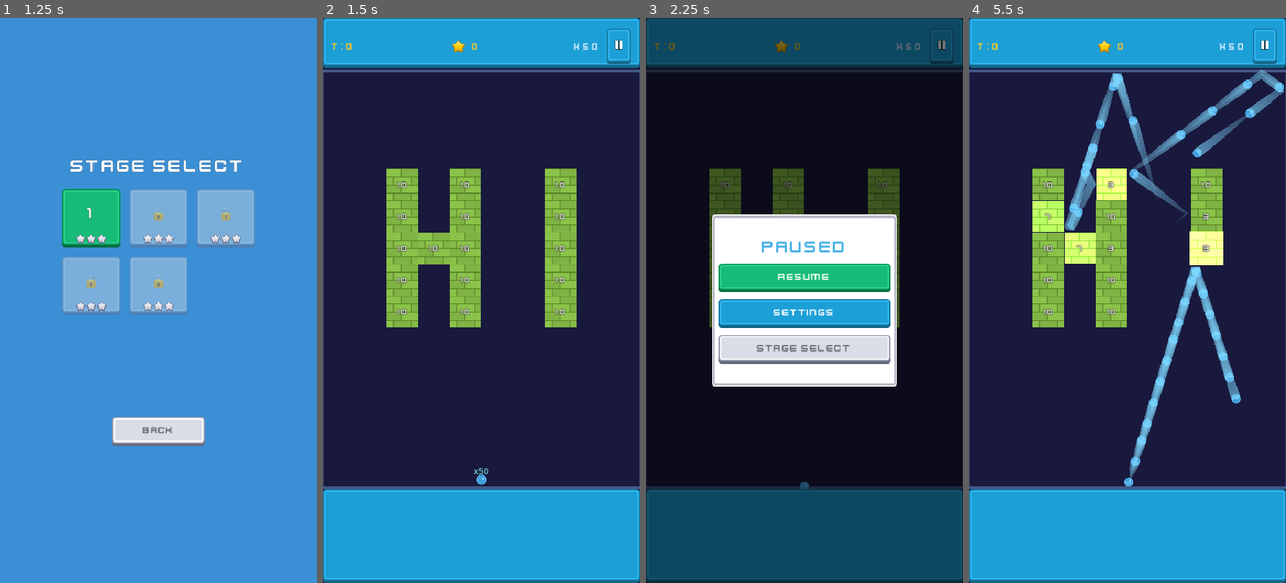
Above: before the commit, frames 1-4 (left to right).
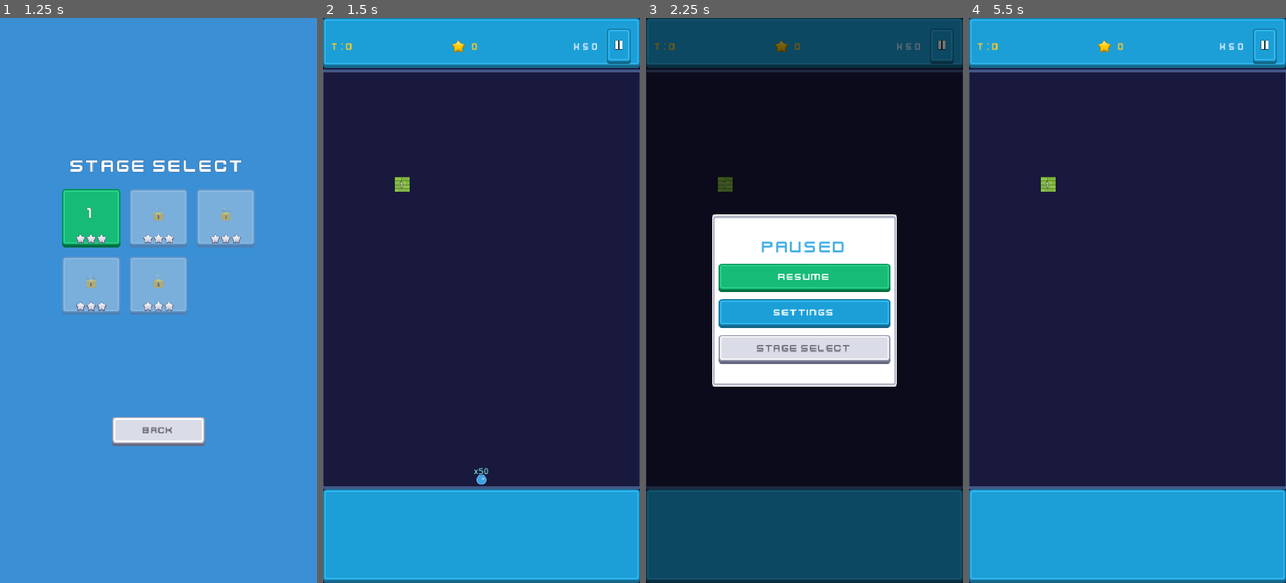
Above: after the commit, the same moments.

Repository: kenny-0114/brick-breaker
Game: Godot game, scene res://scenes/title_screen.tscn
Two runs of this game, one before a commit and one after it. Both use one fixed random seed, a clock stepped at 60 frames per second and the inputs below.
Inputs (mouse positions are in pixels of both pictures, inside the frame that each line leads up to):
- Up to frame 1 (1.25 s): click "PLAY" at 0.5 s
- Up to frame 2 (1.5 s): click (414, 215) at 1.25 s
- Up to frame 3 (2.25 s): click (940, 46) at 2 s
- Up to frame 4 (5.5 s): click "Resume" at 2.75 s; move the mouse to (1197, 272) at 3.52 s; click (1197, 272) at 3.67 s; drag from (1064, 328) to (1127, 492) at 4.27 s; move the mouse to (1159, 176) at 5.02 s; click (1159, 176) at 5.17 s

Frame 1 is identical in both runs. In frame 2, 8.9% of the frame differs, in the area x 20-80%, y 26-55%; in frame 3, 2.7%; in frame 4, 12%, in the area x 20-100%, y 9-83%.
Error after the commit: Parse Error: Preload file "res://assets/images/items/item_box_frame.png" does not exist. (res://scripts/objects/brick.gd:49)

Commit message:
기능: 아이템 상자 외형 렌더링 (item_box_frame + 미사일 아이콘)
Co-Authored-By: Claude Opus 4.6 (1M context) <noreply@anthropic.com>

Diff:
--- a/scripts/objects/brick.gd
+++ b/scripts/objects/brick.gd
@@ -46,6 +46,8 @@
 }
 
 const TILE_SIZE := 70.0
+const ITEM_BOX_TEXTURE := preload("res://assets/images/items/item_box_frame.png")
+const MISSILE_ICON_TEXTURE := preload("res://kenney_space-shooter-extension/PNG/Sprites X2/Missiles/spaceMissiles_007.png")
 
 var hp: int = 1
 var _is_destroyed := false
@@ -60,7 +62,7 @@
 
 
 # 사각형 벽돌 초기화.
-func setup(brick_hp: int) -> void:
+func setup(brick_hp: int, cell_size: Vector2 = Vector2(48, 48)) -> void:
 	hp = brick_hp
 	_is_triangle = false
 	if hp == -1:
@@ -69,6 +71,9 @@
 	else:
 		_update_color_by_hp()
 		_update_hp_label()
+	# 아이템이 있으면 아이템 상자 외형으로 교체한다.
+	if item != "":
+		_setup_item_box(cell_size)
 
 
 # 직각삼각형 벽돌 초기화. cell_size로 크기를 맞추고 dir로 방향을 정한다.
@@ -224,3 +229,24 @@
 	# 2) 스케일 펀치 — 살짝 커졌다 원래 크기로 (탄력감)
 	scale = Vector2(1.15, 1.15)
 	_hit_tween.tween_property(self, "scale", Vector2.ONE, 0.12).set_ease(Tween.EASE_OUT).set_trans(Tween.TRANS_BACK)
+
+
+# 아이템 상자 외형으로 렌더링한다. 일반 벽돌 스프라이트를 숨기고 아이템 상자를 표시한다.
+func _setup_item_box(cell_size: Vector2) -> void:
+	# 일반 벽돌 스프라이트를 아이템 상자 프레임으로 교체한다.
+	sprite.texture = ITEM_BOX_TEXTURE
+	var tex_size: Vector2 = ITEM_BOX_TEXTURE.get_size()
+	sprite.scale = Vector2(cell_size.x / tex_size.x, cell_size.y / tex_size.y)
+
+	# 미사일 아이콘을 45도 기울여서 중앙에 배치한다.
+	var icon := Sprite2D.new()
+	icon.texture = MISSILE_ICON_TEXTURE
+	var icon_tex_size := MISSILE_ICON_TEXTURE.get_size()
+	var icon_scale := min(cell_size.x * 0.55 / icon_tex_size.x, cell_size.y * 0.55 / icon_tex_size.y)
+	icon.scale = Vector2(icon_scale, icon_scale)
+	icon.rotation_degrees = 45.0
+	icon.position = Vector2(0, -2)
+	add_child(icon)
+
+	# HP 라벨을 아이콘 위에 표시한다.
+	move_child(hp_label, -1)
--- a/scripts/turn_game_scene.gd
+++ b/scripts/turn_game_scene.gd
@@ -122,7 +122,7 @@
 			var col_shape: CollisionShape2D = brick.get_node("CollisionShape2D")
 			col_shape.shape = col_shape.shape.duplicate()
 			col_shape.shape.size = Vector2(cell_width, cell_height)
-			brick.setup(hp)
+			brick.setup(hp, cell_size)
 		if hp != -1:
 			_remaining_bricks += 1
 			brick.brick_destroyed.connect(_on_brick_destroyed)
